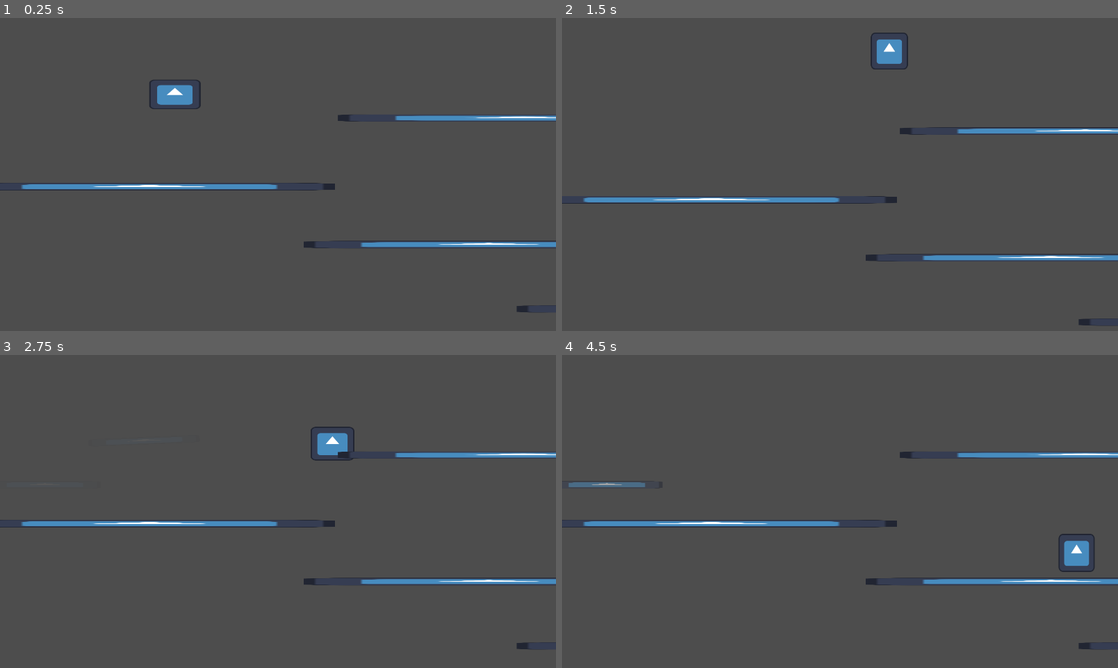
Above: before the commit, frames 1-4 (two rows, left to right).
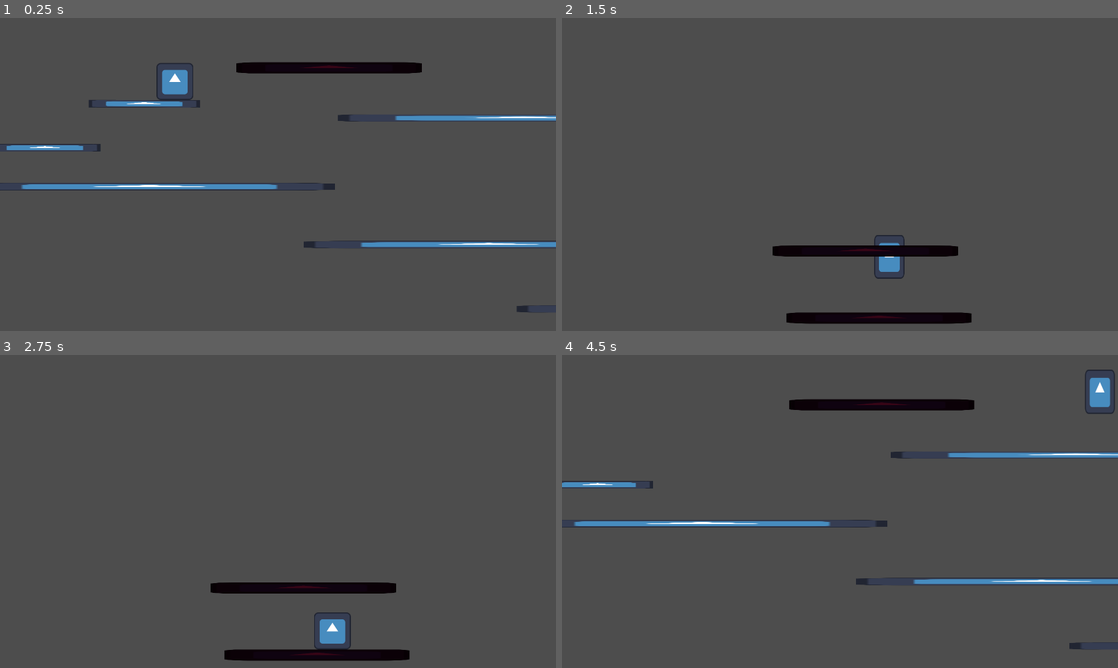
Above: after the commit, the same moments.

Repository: AntDum/TechPortalSolution
Game: Godot game, scene res://scenes/level/demo_level.tscn
The game is run twice, just before and just after one commit, with the same random seed, the same clock (stepped at 60 frames per second) and the same inputs. The project has no main scene, so this scene is started directly. The engine's default icon, where the game draws it, is replaced by a stand-in: a white triangle on a blue panel in a dark square.
Inputs:
- Up to frame 1 (0.25 s): no input
- Up to frame 2 (1.5 s): hold Space (jump) 0.53-1.28 s; hold D (right) from 0.53 s (still down); tap Space (jump) at 1.35 s
- Up to frame 3 (2.75 s): tap Space (jump) at 1.52, 1.82 s; release D (right) at 2.03 s; hold A (left) from 2.03 s (still down); hold Space (jump) from 2.03 s (still down)
- Up to frame 4 (4.5 s): release A (left) at 2.78 s; release Space (jump) at 2.78 s; hold D (right) 2.78-4.28 s; tap Space (jump) at 2.85, 3.02, 3.32, 4.35 s; hold Space (jump) 3.53-4.28 s; hold A (left) from 4.28 s (still down)

The runs differ from the first frame. In frame 1, 2.4% of the frame differs, in the area x 0-76%, y 14-43%; in frame 2, 5.5%; in frame 3, 5.8%, in the area x 0-100%, y 22-98%; in frame 4, 2.9%.

Commit message:
add new platform

Diff:
--- a/assets/sprites/TileMap.tscn
+++ /dev/null
@@ -1,37 +0,0 @@
-[gd_scene load_steps=4 format=3 uid="uid://dxeva15lnv7wm"]
-
-[ext_resource type="Texture2D" uid="uid://dxtx8htjdu1mh" path="res://Art/TilesetOf5.png" id="1"]
-
-[sub_resource type="TileSetAtlasSource" id="TileSetAtlasSource_aiwi6"]
-texture = ExtResource("1")
-texture_region_size = Vector2i(256, 256)
-1:1/0 = 0
-1:1/0/physics_layer_0/linear_velocity = Vector2(0, 0)
-1:1/0/physics_layer_0/angular_velocity = 0.0
-1:1/0/physics_layer_0/polygon_0/points = PackedVector2Array(-128, -128, 128, -128, 128, 128, -128, 128)
-0:0/0 = 0
-0:0/0/physics_layer_0/linear_velocity = Vector2(0, 0)
-0:0/0/physics_layer_0/angular_velocity = 0.0
-0:0/0/physics_layer_0/polygon_0/points = PackedVector2Array(128, -128, 128, 128, -128, 128)
-2:0/0 = 0
-2:0/0/physics_layer_0/linear_velocity = Vector2(0, 0)
-2:0/0/physics_layer_0/angular_velocity = 0.0
-2:0/0/physics_layer_0/polygon_0/points = PackedVector2Array(-128, -128, -128, 128, 128, 128)
-2:2/0 = 0
-2:2/0/physics_layer_0/linear_velocity = Vector2(0, 0)
-2:2/0/physics_layer_0/angular_velocity = 0.0
-2:2/0/physics_layer_0/polygon_0/points = PackedVector2Array(-128, -128, 128, -128, -128, 128)
-0:2/0 = 0
-0:2/0/physics_layer_0/linear_velocity = Vector2(0, 0)
-0:2/0/physics_layer_0/angular_velocity = 0.0
-0:2/0/physics_layer_0/polygon_0/points = PackedVector2Array(-128, -128, 128, -128, 128, 128)
-
-[sub_resource type="TileSet" id="10"]
-tile_size = Vector2i(256, 256)
-occlusion_layer_0/light_mask = 1
-physics_layer_0/collision_layer = 2
-sources/0 = SubResource("TileSetAtlasSource_aiwi6")
-
-[node name="TileMap" type="TileMap"]
-tile_set = SubResource("10")
-format = 2
--- a/project.godot
+++ b/project.godot
@@ -48,6 +48,12 @@
 , Object(InputEventKey,"resource_local_to_scene":false,"resource_name":"","device":-1,"window_id":0,"alt_pressed":false,"shift_pressed":false,"ctrl_pressed":false,"meta_pressed":false,"pressed":false,"keycode":0,"physical_keycode":4194326,"key_label":0,"unicode":0,"echo":false,"script":null)
 ]
 }
+down={
+"deadzone": 0.5,
+"events": [Object(InputEventKey,"resource_local_to_scene":false,"resource_name":"","device":-1,"window_id":0,"alt_pressed":false,"shift_pressed":false,"ctrl_pressed":false,"meta_pressed":false,"pressed":false,"keycode":0,"physical_keycode":83,"key_label":0,"unicode":115,"echo":false,"script":null)
+, Object(InputEventKey,"resource_local_to_scene":false,"resource_name":"","device":-1,"window_id":0,"alt_pressed":false,"shift_pressed":false,"ctrl_pressed":false,"meta_pressed":false,"pressed":false,"keycode":0,"physical_keycode":4194322,"key_label":0,"unicode":0,"echo":false,"script":null)
+]
+}
 
 [layer_names]
 
--- a/scenes/level/demo_level.tscn
+++ b/scenes/level/demo_level.tscn
@@ -1,9 +1,11 @@
-[gd_scene load_steps=5 format=3 uid="uid://cetvupjkuh13n"]
+[gd_scene load_steps=7 format=3 uid="uid://cetvupjkuh13n"]
 
 [ext_resource type="PackedScene" uid="uid://lrbobe03y04y" path="res://scenes/misc/camera/ScreenCamera.tscn" id="1_6dtcx"]
 [ext_resource type="PackedScene" uid="uid://c8cmypufl6l32" path="res://scenes/player/player.tscn" id="2_yrx3s"]
 [ext_resource type="PackedScene" uid="uid://s8p7m7imqgcd" path="res://scenes/misc/platforms/static_platform.tscn" id="3_3hvh0"]
 [ext_resource type="PackedScene" uid="uid://cmk07bomu6f2a" path="res://scenes/misc/platforms/falling_platform.tscn" id="4_j215o"]
+[ext_resource type="PackedScene" uid="uid://c3hmysrpt8udg" path="res://scenes/ui/ui.tscn" id="5_x0bbi"]
+[ext_resource type="PackedScene" uid="uid://dxkb8cww1ud0m" path="res://scenes/misc/platforms/oneway_platform.tscn" id="6_uxgpf"]
 
 [node name="Demo_level" type="Node2D"]
 
@@ -42,3 +44,16 @@
 
 [node name="StaticPlatform7" parent="Platforms" instance=ExtResource("3_3hvh0")]
 position = Vector2(-76, 1601)
+
+[node name="UI" parent="." instance=ExtResource("5_x0bbi")]
+
+[node name="oneway_platform" parent="." instance=ExtResource("6_uxgpf")]
+position = Vector2(-784, 172)
+
+[node name="oneway_platform2" parent="." instance=ExtResource("6_uxgpf")]
+position = Vector2(-825, -45)
+
+[node name="oneway_platform3" parent="." instance=ExtResource("6_uxgpf")]
+position = Vector2(-872, -276)
+
+[editable path="Platforms/FallingPlatform2"]
--- /dev/null
+++ b/scenes/misc/platforms/Sprite2D_falling_platform.gd
@@ -0,0 +1,4 @@
+extends Sprite2D
+
+func set_shader_step(step : float):
+	material.set_shader_parameter("dissolve_threshold", step)
--- a/scenes/misc/platforms/falling_platform.gdshader
+++ b/scenes/misc/platforms/falling_platform.gdshader
@@ -1,15 +1,16 @@
 shader_type canvas_item;
 
-uniform float time_scale : hint_range(0.0, 1.0) = 0.1;
 uniform float dissolve_speed : hint_range(0.0, 1.0) = 0.5;
 uniform float dissolve_threshold : hint_range(0.0, 1.0) = 0.5;
 uniform sampler2D SCREEN_TEXTURE : hint_screen_texture, filter_linear_mipmap;
+uniform sampler2D noise_texture;
+uniform float dissolve_step : hint_range(0.0, 1.0) = 0.1;
 
 void fragment() {
-	float dissolve_time = TIME * time_scale;
+	float dissolve_time = dissolve_speed;
 	// Use a noise function to create a dissolve effect
-	float noise_value = textureLod(SCREEN_TEXTURE, SCREEN_UV, 0.0).r;
-	float dissolve_factor = smoothstep(dissolve_threshold, dissolve_threshold + dissolve_speed, noise_value + dissolve_time);
+	float noise_value = textureLod(noise_texture, SCREEN_UV, 0.0).r;
+	float dissolve_factor = smoothstep(dissolve_threshold, dissolve_threshold + dissolve_speed, noise_value);
 	// Apply the dissolve factor to the alpha channel
-	COLOR.a *= dissolve_factor;
+	COLOR.a = dissolve_factor * dissolve_step;
 }
--- a/scenes/misc/platforms/falling_platform.tscn
+++ b/scenes/misc/platforms/falling_platform.tscn
@@ -1,14 +1,43 @@
-[gd_scene load_steps=11 format=3 uid="uid://cmk07bomu6f2a"]
+[gd_scene load_steps=14 format=3 uid="uid://cmk07bomu6f2a"]
 
 [ext_resource type="Texture2D" uid="uid://dhtbqu1trn3d0" path="res://icon.svg" id="1_gdes1"]
 [ext_resource type="Script" path="res://scenes/misc/platforms/falling_platform.gd" id="1_j0c62"]
-[ext_resource type="Shader" path="res://scenes/misc/platforms/falling_platform.gdshader" id="2_rx2ih"]
-
-[sub_resource type="ShaderMaterial" id="ShaderMaterial_k3xq1"]
-shader = ExtResource("2_rx2ih")
-shader_parameter/time_scale = 0.1
-shader_parameter/dissolve_speed = 0.5
-shader_parameter/dissolve_threshold = 0.5
+[ext_resource type="Script" path="res://scenes/misc/platforms/Sprite2D_falling_platform.gd" id="4_lcxx7"]
+
+[sub_resource type="Shader" id="Shader_j1f4i"]
+code = "shader_type canvas_item;
+
+uniform float dissolve_speed : hint_range(0.0, 1.0) = 0.5;
+uniform float dissolve_threshold : hint_range(0.0, 1.0) = 0.5;
+uniform sampler2D SCREEN_TEXTURE : hint_screen_texture, filter_linear_mipmap;
+uniform sampler2D noise_texture;
+uniform float dissolve_step : hint_range(0.0, 1.0) = 0.1;
+
+void fragment() {
+	float dissolve_time = dissolve_speed;
+	// Use a noise function to create a dissolve effect
+	float noise_value = textureLod(noise_texture, SCREEN_UV, 0.0).r;
+	float dissolve_factor = smoothstep(dissolve_threshold, dissolve_threshold + dissolve_speed, noise_value);
+	// Apply the dissolve factor to the alpha channel
+	COLOR.a = dissolve_factor * dissolve_step;
+}
+"
+
+[sub_resource type="FastNoiseLite" id="FastNoiseLite_muyyw"]
+noise_type = 2
+seed = 1
+frequency = 0.0481
+fractal_octaves = 7
+
+[sub_resource type="NoiseTexture2D" id="NoiseTexture2D_1m5ta"]
+noise = SubResource("FastNoiseLite_muyyw")
+
+[sub_resource type="ShaderMaterial" id="ShaderMaterial_clbhx"]
+shader = SubResource("Shader_j1f4i")
+shader_parameter/dissolve_speed = 0.0
+shader_parameter/dissolve_threshold = 0.0
+shader_parameter/dissolve_step = 1.0
+shader_parameter/noise_texture = SubResource("NoiseTexture2D_1m5ta")
 
 [sub_resource type="RectangleShape2D" id="RectangleShape2D_j8x1w"]
 size = Vector2(384, 26)
@@ -19,6 +48,7 @@
 [sub_resource type="Animation" id="Animation_tw0jp"]
 resource_name = "shake"
 length = 0.9
+step = 0.01
 tracks/0/type = "value"
 tracks/0/imported = false
 tracks/0/enabled = true
@@ -63,7 +93,7 @@
 tracks/3/loop_wrap = true
 tracks/3/keys = {
 "times": PackedFloat32Array(0.8, 0.9),
-"transitions": PackedFloat32Array(1, 1),
+"transitions": PackedFloat32Array(1, 1.23114),
 "update": 0,
 "values": [Color(1, 1, 1, 1), Color(1, 1, 1, 0)]
 }
@@ -147,9 +177,10 @@
 script = ExtResource("1_j0c62")
 
 [node name="Sprite2D" type="Sprite2D" parent="."]
-material = SubResource("ShaderMaterial_k3xq1")
+material = SubResource("ShaderMaterial_clbhx")
 scale = Vector2(3, 0.2)
 texture = ExtResource("1_gdes1")
+script = ExtResource("4_lcxx7")
 
 [node name="StaticBody2D" type="StaticBody2D" parent="."]
 collision_layer = 2
--- /dev/null
+++ b/scenes/misc/platforms/oneway_platform.gd
@@ -0,0 +1,15 @@
+extends Node2D
+
+@onready var collision = $StaticBody2D/CollisionShape2D
+@onready var area = $Area2D
+
+func drop() -> void:
+	area.set_deferred("monitoring", true)
+
+func _on_area_2d_body_entered(_body):
+	collision.set_deferred("disabled", true)
+
+
+func _on_area_2d_body_exited(_body):
+	collision.set_deferred("disabled", false)
+	area.set_deferred("monitoring", false)
--- /dev/null
+++ b/scenes/misc/platforms/oneway_platform.tscn
@@ -0,0 +1,39 @@
+[gd_scene load_steps=5 format=3 uid="uid://dxkb8cww1ud0m"]
+
+[ext_resource type="Texture2D" uid="uid://dhtbqu1trn3d0" path="res://icon.svg" id="1_gdo6y"]
+[ext_resource type="Script" path="res://scenes/misc/platforms/oneway_platform.gd" id="1_l03co"]
+
+[sub_resource type="RectangleShape2D" id="RectangleShape2D_1lyfw"]
+size = Vector2(641, 39)
+
+[sub_resource type="RectangleShape2D" id="RectangleShape2D_e6yw7"]
+size = Vector2(642, 39.5)
+
+[node name="oneway_platform" type="Node2D"]
+script = ExtResource("1_l03co")
+
+[node name="Sprite2D" type="Sprite2D" parent="."]
+modulate = Color(0.215686, 0.0196078, 0.0862745, 1)
+scale = Vector2(5, 0.3)
+texture = ExtResource("1_gdo6y")
+
+[node name="StaticBody2D" type="StaticBody2D" parent="."]
+collision_layer = 2
+
+[node name="CollisionShape2D" type="CollisionShape2D" parent="StaticBody2D"]
+position = Vector2(0.5, 0.5)
+shape = SubResource("RectangleShape2D_1lyfw")
+one_way_collision = true
+debug_color = Color(0, 0.6, 0.701961, 0.419608)
+
+[node name="Area2D" type="Area2D" parent="."]
+collision_layer = 0
+monitoring = false
+monitorable = false
+
+[node name="CollisionShape2D" type="CollisionShape2D" parent="Area2D"]
+position = Vector2(0, -19)
+shape = SubResource("RectangleShape2D_e6yw7")
+
+[connection signal="body_entered" from="Area2D" to="." method="_on_area_2d_body_entered"]
+[connection signal="body_exited" from="Area2D" to="." method="_on_area_2d_body_exited"]
--- a/scenes/player/player.gd
+++ b/scenes/player/player.gd
@@ -44,11 +44,14 @@
 var is_jumping := false
 # ----------------------------------- #
 
+@onready var left_ray = $RayCast2DLeft
+@onready var right_ray = $RayCast2DRight
 
 # All iputs we want to keep track of
 func get_input() -> Dictionary:
 	return {
 		"x": int(Input.is_action_pressed("right")) - int(Input.is_action_pressed("left")),
+		# "y": int(Input.is_action_pressed("down")) - int(Input.is_action_pressed("jump")),
 		"just_jump": Input.is_action_just_pressed("jump") == true,
 		"jump": Input.is_action_pressed("jump") == true,
 		"released_jump": Input.is_action_just_released("jump") == true
@@ -60,9 +63,20 @@
 	jump_logic(delta)
 	apply_gravity(delta)
 
+	platform_collide()
+
 	timers(delta)
 	move_and_slide()
 
+func platform_collide() -> void:
+	if left_ray.is_colliding():
+		var collision = left_ray.get_collider().get_parent()
+		if collision.has_method("drop") and Input.is_action_pressed("down"):
+			collision.drop()
+	if right_ray.is_colliding():
+		var collision = right_ray.get_collider().get_parent()
+		if collision.has_method("drop") and Input.is_action_pressed("down"):
+			collision.drop()
 
 func x_movement(delta: float) -> void:
 	x_dir = get_input()["x"]
--- a/scenes/player/player.tscn
+++ b/scenes/player/player.tscn
@@ -1,17 +1,11 @@
-[gd_scene load_steps=12 format=3 uid="uid://c8cmypufl6l32"]
+[gd_scene load_steps=9 format=3 uid="uid://c8cmypufl6l32"]
 
 [ext_resource type="Script" path="res://scenes/player/player.gd" id="1_cdao0"]
 [ext_resource type="Texture2D" uid="uid://dhtbqu1trn3d0" path="res://icon.svg" id="2_57b52"]
 [ext_resource type="Script" path="res://scenes/player/Sprite_player.gd" id="3_32r44"]
 
-[sub_resource type="SeparationRayShape2D" id="SeparationRayShape2D_pooqj"]
-
-[sub_resource type="SeparationRayShape2D" id="SeparationRayShape2D_j276c"]
-
-[sub_resource type="SeparationRayShape2D" id="SeparationRayShape2D_ha0a1"]
-
 [sub_resource type="RectangleShape2D" id="RectangleShape2D_f05xk"]
-size = Vector2(64, 64)
+size = Vector2(128, 128)
 
 [sub_resource type="Animation" id="Animation_kl4uq"]
 resource_name = "jump"
@@ -94,29 +88,28 @@
 [node name="Player" type="CharacterBody2D" groups=["Player"]]
 collision_mask = 14
 floor_snap_length = 16.0
+platform_floor_layers = 4294967294
 script = ExtResource("1_cdao0")
-
-[node name="RayCastLeft" type="CollisionShape2D" parent="."]
-position = Vector2(-32, 12)
-shape = SubResource("SeparationRayShape2D_pooqj")
-
-[node name="RayCastMid" type="CollisionShape2D" parent="."]
-position = Vector2(0, 11)
-shape = SubResource("SeparationRayShape2D_j276c")
-
-[node name="RayCastRight" type="CollisionShape2D" parent="."]
-position = Vector2(32, 12)
-shape = SubResource("SeparationRayShape2D_ha0a1")
-
-[node name="CollisionShapeBody" type="CollisionShape2D" parent="."]
-shape = SubResource("RectangleShape2D_f05xk")
 
 [node name="Sprite2D" type="Sprite2D" parent="."]
 texture = ExtResource("2_57b52")
 script = ExtResource("3_32r44")
 player_path = NodePath("..")
 
+[node name="CollisionShapeBody" type="CollisionShape2D" parent="."]
+shape = SubResource("RectangleShape2D_f05xk")
+
 [node name="AnimationPlayer" type="AnimationPlayer" parent="."]
 libraries = {
 "": SubResource("AnimationLibrary_l8oc5")
 }
+
+[node name="RayCast2DLeft" type="RayCast2D" parent="."]
+position = Vector2(-65, 65)
+collision_mask = 2
+hit_from_inside = true
+
+[node name="RayCast2DRight" type="RayCast2D" parent="."]
+position = Vector2(64, 64)
+collision_mask = 2
+hit_from_inside = true
--- /dev/null
+++ b/scenes/ui/sand_storm.gdshader
@@ -0,0 +1,73 @@
+shader_type canvas_item;
+
+uniform float speed_factor : hint_range(1.0, 100.0) = 10.0;
+
+group_uniforms fog_1;
+uniform sampler2D noise_texture_1: repeat_enable, filter_nearest_mipmap;
+uniform float density_1 : hint_range(0.0, 1.0) = 0.5;
+uniform vec2 speed_1 = vec2(1.0, 1.0);
+uniform vec4 base_color_1 : source_color;
+
+group_uniforms fog_2;
+uniform sampler2D noise_texture_2: repeat_enable, filter_nearest_mipmap;
+uniform float density_2 : hint_range(0.0, 1.0) = 0.5;
+uniform vec2 speed_2 = vec2(1.0, 1.0);
+uniform vec4 base_color_2 : source_color;
+
+group_uniforms fog_3;
+uniform sampler2D noise_texture_3: repeat_enable, filter_nearest_mipmap;
+uniform float density_3 : hint_range(0.0, 1.0) = 0.5;
+uniform vec2 speed_3 = vec2(1.0, 1.0);
+uniform vec4 base_color_3 : source_color;
+
+group_uniforms fog_4;
+uniform sampler2D noise_texture_4: repeat_enable, filter_nearest_mipmap;
+uniform float density_4 : hint_range(0.0, 1.0) = 0.5;
+uniform vec2 speed_4 = vec2(1.0, 1.0);
+uniform vec4 base_color_4 : source_color;
+
+group_uniforms fog_5;
+uniform sampler2D noise_texture_5: repeat_enable, filter_nearest_mipmap;
+uniform float density_5 : hint_range(0.0, 1.0) = 0.5;
+uniform vec2 speed_5 = vec2(1.0, 1.0);
+uniform vec4 base_color_5 : source_color;
+
+
+void fragment() {
+	vec3 final_color = COLOR.rbg;
+	float total_fog = 0.0;
+	vec2 uv;
+
+	uv = UV + TIME * speed_1 / speed_factor;
+	float noise_1 = texture(noise_texture_1, uv).r;
+	float fog_1 = clamp(noise_1 * 2.0 - 1.0, 0.0, 1.0);
+	final_color = mix(final_color, base_color_1.rgb, fog_1 * density_1);
+	total_fog += fog_1 * density_1;
+
+	uv = UV + TIME * speed_2 / speed_factor;
+	float noise_2 = texture(noise_texture_2, uv).r;
+	float fog_2 = clamp(noise_2 * 2.0 - 1.0, 0.0, 1.0);
+	final_color = mix(final_color, base_color_2.rgb, fog_2 * density_2);
+	total_fog += fog_2 * density_2;
+
+	uv = UV + TIME * speed_3 / speed_factor;
+	float noise_3 = texture(noise_texture_3, uv).r;
+	float fog_3 = clamp(noise_3 * 2.0 - 1.0, 0.0, 1.0);
+	final_color = mix(final_color, base_color_3.rgb, fog_3 * density_3);
+	total_fog += fog_3 * density_3;
+
+	uv = UV + TIME * speed_4 / speed_factor;
+	float noise_4 = texture(noise_texture_4, uv).r;
+	float fog_4 = clamp(noise_4 * 2.0 - 1.0, 0.0, 1.0);
+	final_color = mix(final_color, base_color_4.rgb, fog_4 * density_4);
+	total_fog += fog_4 * density_4;
+
+	uv = UV + TIME * speed_5 / speed_factor;
+	float noise_5 = texture(noise_texture_5, uv).r;
+	float fog_5 = clamp(noise_5 * 2.0 - 1.0, 0.0, 1.0);
+	final_color = mix(final_color, base_color_5.rgb, fog_5 * density_5);
+	total_fog += fog_5 * density_5;
+
+	COLOR.a = total_fog;
+	COLOR.rgb = final_color;
+}
--- /dev/null
+++ b/scenes/ui/ui.gd
@@ -0,0 +1,13 @@
+extends CanvasLayer
+
+@onready var sand_storm = $sand_storm
+
+# Called when the node enters the scene tree for the first time.
+func _ready():
+	pass # Replace with function body.
+
+func enable_sand_storm():
+	sand_storm.visible = true
+
+func disable_sand_storm():
+	sand_storm.visible = false
--- /dev/null
+++ b/scenes/ui/ui.tscn
@@ -0,0 +1,88 @@
+[gd_scene load_steps=15 format=3 uid="uid://c3hmysrpt8udg"]
+
+[ext_resource type="Shader" path="res://scenes/ui/sand_storm.gdshader" id="1_5qf0f"]
+[ext_resource type="Script" path="res://scenes/ui/ui.gd" id="1_6y7ls"]
+
+[sub_resource type="FastNoiseLite" id="FastNoiseLite_h8qvu"]
+frequency = 0.0245
+
+[sub_resource type="NoiseTexture2D" id="NoiseTexture2D_wpnve"]
+seamless = true
+seamless_blend_skirt = 0.82
+noise = SubResource("FastNoiseLite_h8qvu")
+
+[sub_resource type="FastNoiseLite" id="FastNoiseLite_vw83y"]
+frequency = 0.0032
+
+[sub_resource type="NoiseTexture2D" id="NoiseTexture2D_ti23x"]
+seamless = true
+seamless_blend_skirt = 0.733
+noise = SubResource("FastNoiseLite_vw83y")
+
+[sub_resource type="FastNoiseLite" id="FastNoiseLite_1e2xn"]
+frequency = 0.0515
+
+[sub_resource type="NoiseTexture2D" id="NoiseTexture2D_imc5y"]
+seamless = true
+seamless_blend_skirt = 0.645
+noise = SubResource("FastNoiseLite_1e2xn")
+
+[sub_resource type="FastNoiseLite" id="FastNoiseLite_yamot"]
+seed = 2
+frequency = 0.0095
+offset = Vector3(287.67, 0, 0)
+fractal_type = 0
+domain_warp_enabled = true
+domain_warp_amplitude = 60.0
+
+[sub_resource type="NoiseTexture2D" id="NoiseTexture2D_cua2v"]
+seamless = true
+seamless_blend_skirt = 0.75
+noise = SubResource("FastNoiseLite_yamot")
+
+[sub_resource type="FastNoiseLite" id="FastNoiseLite_o6wma"]
+frequency = 0.0065
+
+[sub_resource type="NoiseTexture2D" id="NoiseTexture2D_p2d30"]
+seamless = true
+seamless_blend_skirt = 0.825
+noise = SubResource("FastNoiseLite_o6wma")
+
+[sub_resource type="ShaderMaterial" id="ShaderMaterial_bf7l6"]
+shader = ExtResource("1_5qf0f")
+shader_parameter/speed_factor = 10.0
+shader_parameter/density_1 = 0.547
+shader_parameter/speed_1 = Vector2(2, 1)
+shader_parameter/base_color_1 = Color(0.478431, 0.407843, 0.145098, 1)
+shader_parameter/noise_texture_1 = SubResource("NoiseTexture2D_wpnve")
+shader_parameter/density_2 = 1.0
+shader_parameter/speed_2 = Vector2(1, 0.1)
+shader_parameter/base_color_2 = Color(0.654902, 0.647059, 0.25098, 1)
+shader_parameter/noise_texture_2 = SubResource("NoiseTexture2D_ti23x")
+shader_parameter/density_3 = 0.492
+shader_parameter/speed_3 = Vector2(1, -0.8)
+shader_parameter/base_color_3 = Color(0.419608, 0.411765, 0.101961, 1)
+shader_parameter/noise_texture_3 = SubResource("NoiseTexture2D_imc5y")
+shader_parameter/density_4 = 0.686
+shader_parameter/speed_4 = Vector2(4, 0.2)
+shader_parameter/base_color_4 = Color(0.431373, 0.341176, 0.137255, 1)
+shader_parameter/noise_texture_4 = SubResource("NoiseTexture2D_cua2v")
+shader_parameter/density_5 = 0.262
+shader_parameter/speed_5 = Vector2(1, -2)
+shader_parameter/base_color_5 = Color(0.34902, 0.392157, 0.14902, 1)
+shader_parameter/noise_texture_5 = SubResource("NoiseTexture2D_p2d30")
+
+[sub_resource type="CanvasTexture" id="CanvasTexture_ayupo"]
+
+[node name="UI" type="CanvasLayer"]
+script = ExtResource("1_6y7ls")
+
+[node name="sand_storm" type="TextureRect" parent="."]
+visible = false
+material = SubResource("ShaderMaterial_bf7l6")
+anchors_preset = 15
+anchor_right = 1.0
+anchor_bottom = 1.0
+grow_horizontal = 2
+grow_vertical = 2
+texture = SubResource("CanvasTexture_ayupo")
